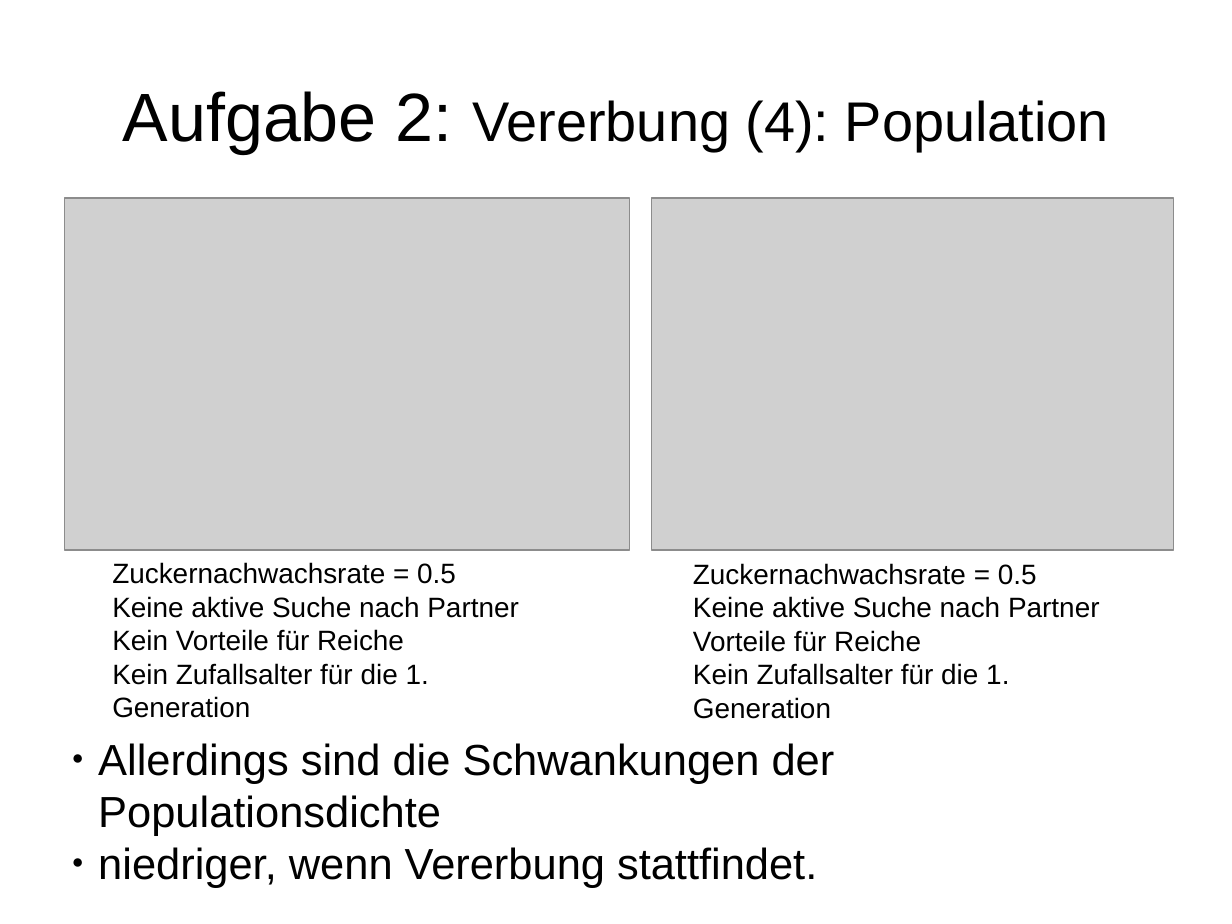
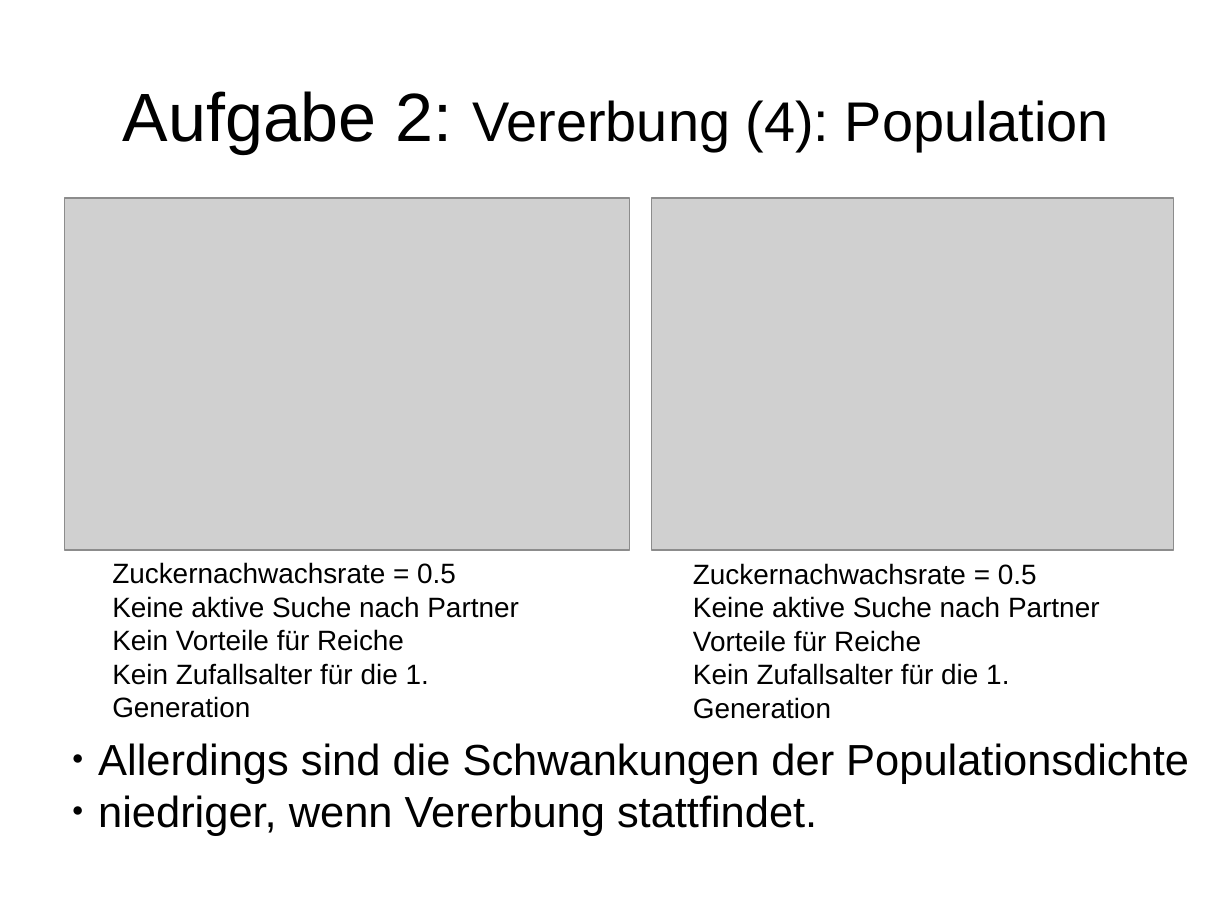
Before and after one commit to wsmirnow/Sugarscape, a slide deck: slide 26 of Presentation/Presentation.odp. Drawn at 1232x924 pixels with LibreOffice and Linux fonts; fonts in the diff are those of the drawing; grey boxes stand for pictures. Boxes give left, top, right and bottom in pixels: in the first picture for what was removed or moved away, otherwise in the second. Text is boxed around its words. In the diff, an @@ line names an element or a change of style, - is before the commit and + after.

```diff
--- a/Presentation/Presentation.odp
+++ b/Presentation/Presentation.odp
@@ text "Allerdings sind die Schwankungen der ..." rewrapped from bbox=[98, 743, 835, 888] to bbox=[98, 743, 1189, 836] @@
```
Also in this commit, not shown: 1 other file.
